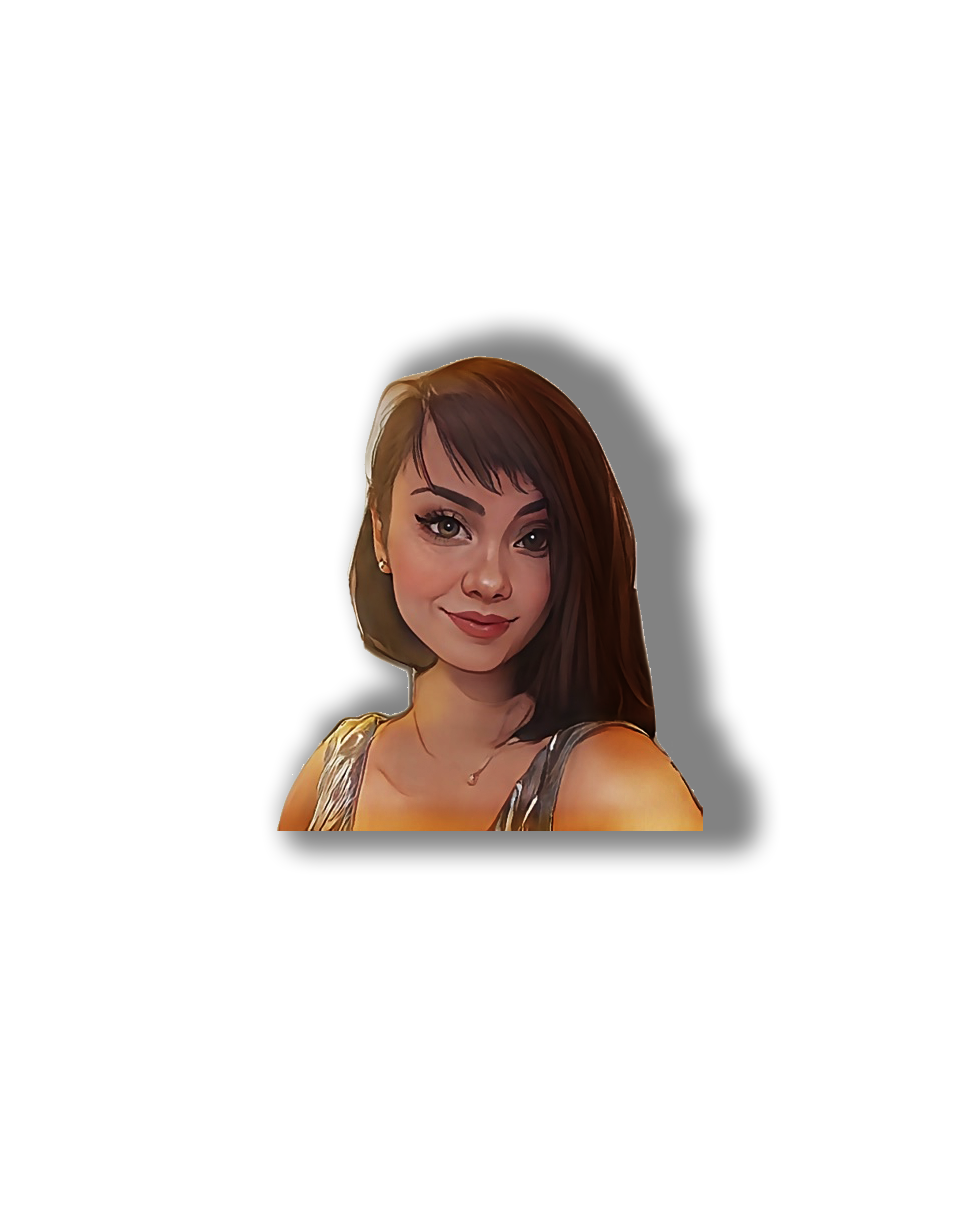
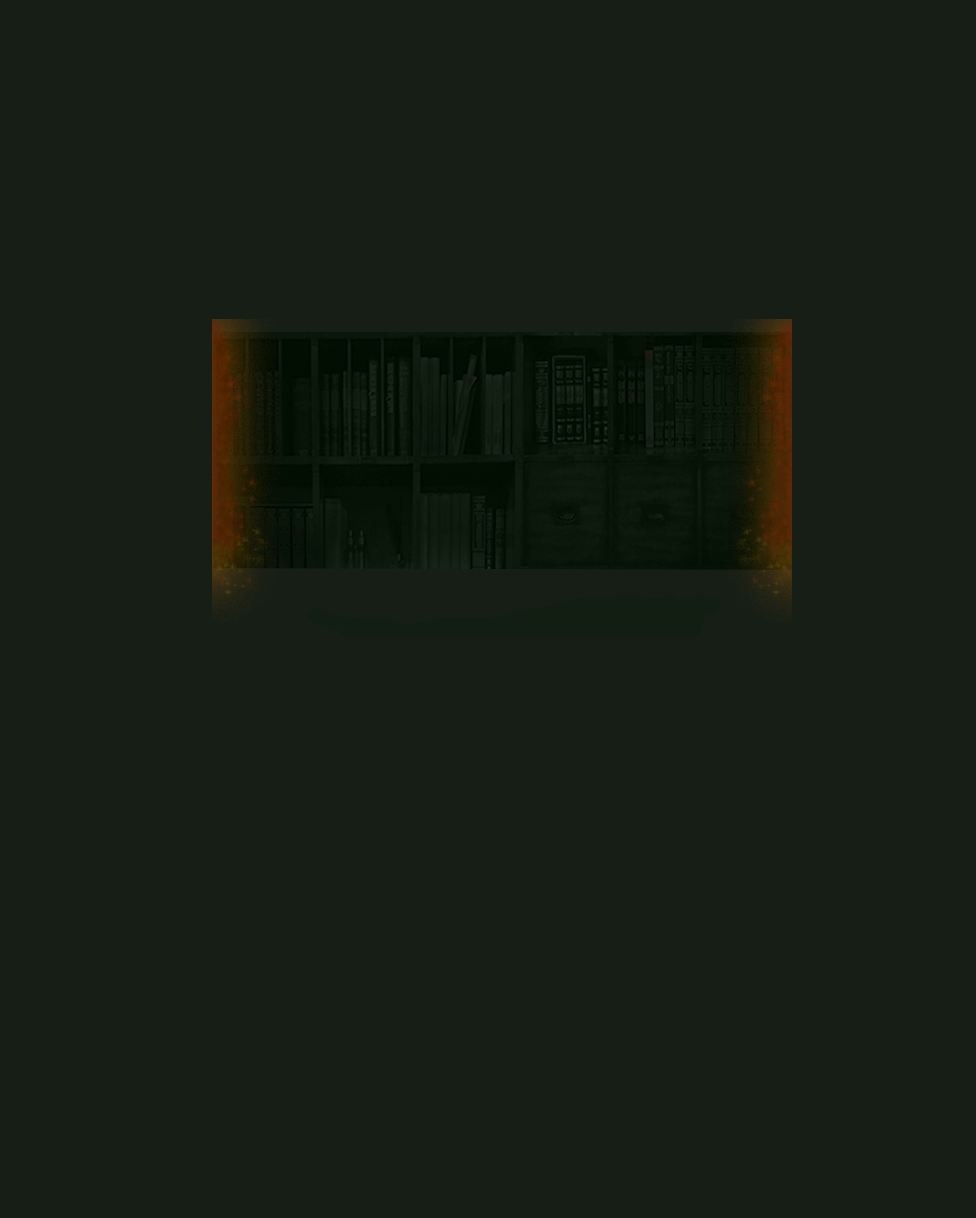
Comparing the layer stacks of the two 976x1218 images. Changes:
showed "Фон копия 3", opacity 92% → 62%, painted on it over [212, 319, 281, 623]
showed "Фон копия 2", opacity 92% → 62%, painted on it over [723, 319, 792, 623]
hid "image1" (1st of 2), painted on it over [273, 354, 706, 833]
showed "Слой 3", painted on it over [213, 332, 792, 636]
showed "Фон копия" over [0, 0, 976, 1218]
